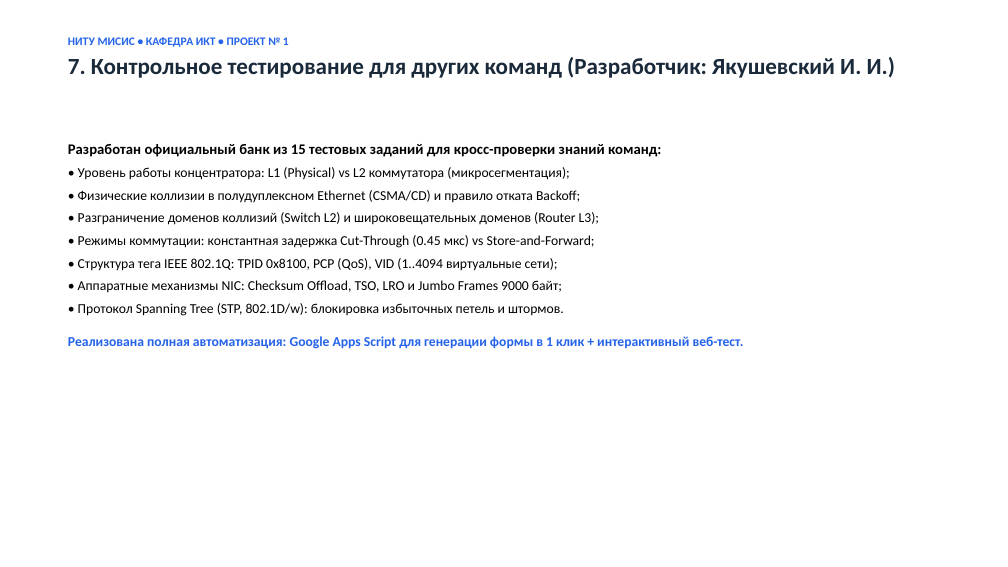
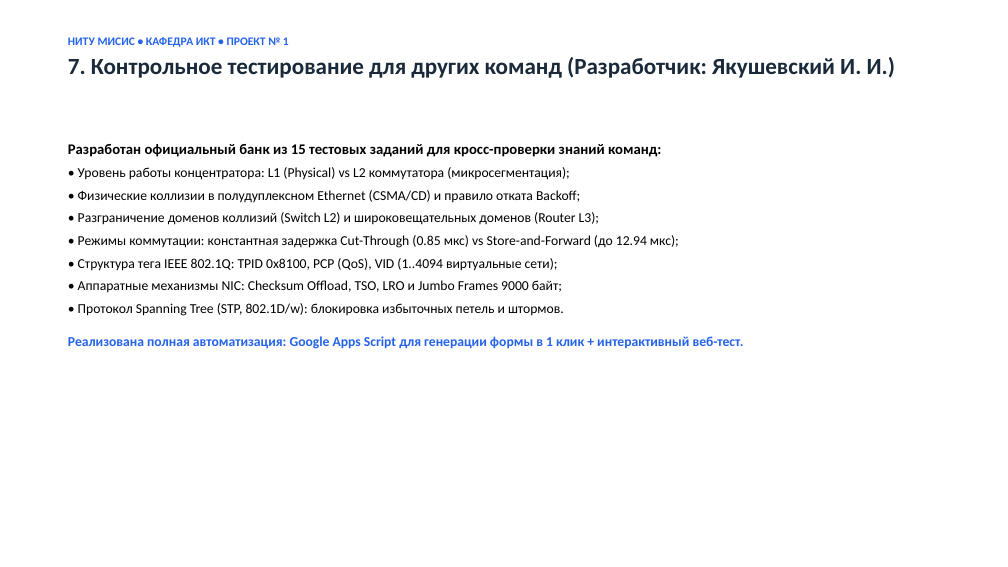
Before and after one commit to kukes-misis/network-ethernet-project1, a slide deck: slide 8 of docs/Презентация_ПР4_Проект1_Микитенко_Ерепов.pptx. Drawn at 1008x567 pixels with LibreOffice and Linux fonts; fonts in the diff are those of the drawing. Boxes give left, top, right and bottom in pixels: in the first picture for what was removed or moved away, otherwise in the second. Text is boxed around its words. In the diff, an @@ line names an element or a change of style, - is before the commit and + after.

```diff
--- a/docs/Презентация_ПР4_Проект1_Микитенко_Ерепов.pptx
+++ b/docs/Презентация_ПР4_Проект1_Микитенко_Ерепов.pptx
@@ text at box(78, 235, 679, 248): text changed @@
-• Режимы коммутации: константная задержка Cut-Through (0.45 мкс) vs Store-and-Forward;
+• Режимы коммутации: константная задержка Cut-Through (0.85 мкс) vs Store-and-Forward (до 12.94 мкс);
```
Also in this commit, not shown: 3 other slides changed, 4 other files.
